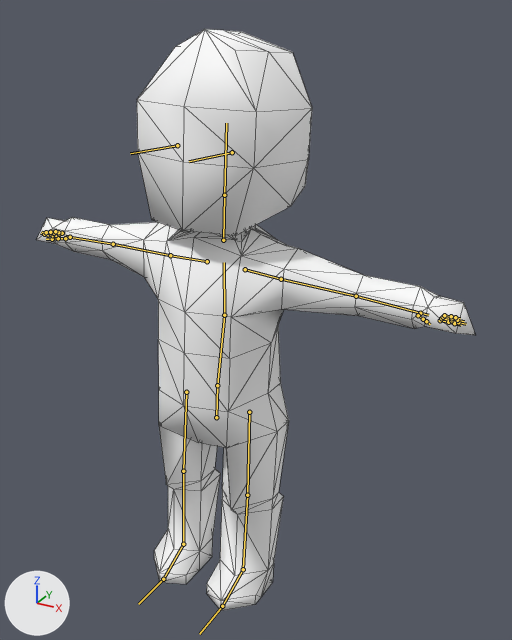
What one commit did to the glTF model public/assets/Character.glb.
Rendered twice from a camera (50 mm lens) standing at (1.46, -2.31, 2.5) and looking at (0.11, 0.14, 1.27). The axes (+X, +Y, +Z) are drawn at lower left. The lights are the same throughout. The bones that bend it are drawn over the model as lines. Mesh edges are drawn as thin lines.

Objects in the first picture: 'body'.
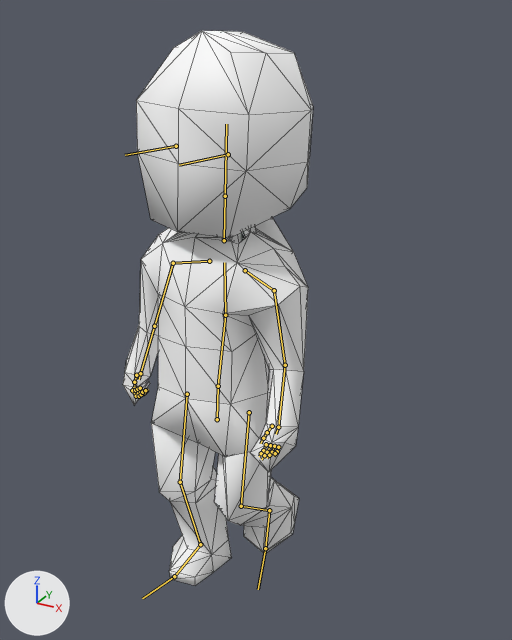
The newer file adds an action. The first version stands in its rest pose; the second is drawn at frame 30 of the action 'Walkingwith'.

Location of each change, [x1, y1, x2, y2] in pixels of the pictures (512 x 640 px):
'body', posed (57% narrower)
    before: [36, 29, 475, 611]
    after: [123, 31, 313, 586]
bone 'spine', root to tip
    before: (217, 385) to (224, 315)
    after: (218, 386) to (225, 315)
bone 'chest', root to tip
    before: (224, 315) to (224, 262)
    after: (225, 315) to (224, 262)
bone 'shoulder.L', root to tip
    before: (245, 269) to (281, 279)
    after: (245, 270) to (274, 290)
bone 'upper_arm.L', root to tip
    before: (281, 279) to (356, 296)
    after: (274, 290) to (285, 365)
bone 'lower_arm.L', root to tip
    before: (356, 296) to (420, 313)
    after: (285, 365) to (278, 427)
bone 'hand.L', root to tip
    before: (420, 313) to (428, 315)
    after: (278, 427) to (276, 434)
bone 'thumb_proximal.L', root to tip
    before: (418, 315) to (423, 319)
    after: (272, 426) to (267, 432)
bone 'thumb_intermediate.L', root to tip
    before: (423, 319) to (426, 321)
    after: (267, 432) to (263, 438)
bone 'index_proximal.L', root to tip
    before: (440, 320) to (448, 322)
    after: (266, 444) to (263, 450)
bone 'middle_proximal.L', root to tip
    before: (441, 318) to (451, 320)
    after: (270, 445) to (267, 452)
bone 'middle_intermediate.L', root to tip
    before: (451, 320) to (458, 322)
    after: (267, 452) to (264, 455)
bone 'little_proximal.L', root to tip
    before: (444, 315) to (451, 316)
    after: (278, 447) to (277, 451)
bone 'shoulder.R', root to tip
    before: (207, 261) to (170, 255)
    after: (209, 261) to (173, 263)
bone 'upper_arm.R', root to tip
    before: (170, 255) to (113, 244)
    after: (173, 263) to (154, 326)
bone 'hand.R', root to tip
    before: (70, 237) to (65, 236)
    after: (140, 373) to (139, 379)
bone 'thumb_proximal.R', root to tip
    before: (65, 238) to (58, 238)
    after: (136, 375) to (134, 382)
bone 'index_proximal.R', root to tip
    before: (52, 235) to (48, 234)
    after: (132, 390) to (136, 396)
bone 'index_intermediate.R', root to tip
    before: (48, 234) to (44, 234)
    after: (136, 396) to (139, 394)
bone 'middle_proximal.R', root to tip
    before: (56, 235) to (50, 233)
    after: (135, 390) to (139, 396)
bone 'middle_intermediate.R', root to tip
    before: (50, 233) to (46, 232)
    after: (139, 396) to (143, 393)
bone 'little_proximal.R', root to tip
    before: (62, 233) to (58, 232)
    after: (140, 388) to (142, 392)
bone 'little_intermediate.R', root to tip
    before: (58, 232) to (55, 231)
    after: (142, 392) to (145, 390)
bone 'upper_leg.L', root to tip
    before: (249, 412) to (247, 495)
    after: (249, 412) to (241, 506)
bone 'lower_leg.L', root to tip
    before: (247, 495) to (243, 569)
    after: (241, 506) to (269, 510)
bone 'foot.L', root to tip
    before: (243, 569) to (222, 606)
    after: (269, 510) to (265, 548)
bone 'upper_leg.R', root to tip
    before: (186, 392) to (183, 471)
    after: (187, 394) to (180, 482)
bone 'lower_leg.R', root to tip
    before: (183, 471) to (183, 544)
    after: (180, 482) to (200, 544)
bone 'foot.R', root to tip
    before: (183, 544) to (163, 579)
    after: (200, 544) to (174, 576)

The change in detail:
Object 'Armature' (bone_rig_object) moves from (-0.024, -0.055, -0.022) to (0.007, -0.114, -0.018).
Object 'Armature' (bone_rig_object) turns from (-3, 1, 0) to (-6, -1, -2) degrees about its own x, y and z.
Bone 'spine' (bone_spine) turns from (0, 0, 0) to (1, -1, -1) degrees about its own x, y and z.
Bone 'chest' (bone_chest) turns from (0, 0, 0) to (3, -3, -1) degrees about its own x, y and z.
Bone 'shoulder.L' (bone_shoulder_l) turns from (0, 0, 0) to (-11, 0, -6) degrees about its own x, y and z.
Bone 'upper_arm.L' (bone_upper_arm_l) turns from (0, 0, 0) to (-66, -2, 7) degrees about its own x, y and z.
Bone 'lower_arm.L' (bone_lower_arm_l) turns from (0, 0, 0) to (1, 0, -24) degrees about its own x, y and z.
Bone 'hand.L' (bone_hand_l) turns from (0, 0, 0) to (-17, 29, -10) degrees about its own x, y and z.
Bone 'thumb_proximal.L' (bone_thumb_proximal_l) turns from (0, 0, 0) to (13, -10, 12) degrees about its own x, y and z.
Bone 'thumb_intermediate.L' (bone_thumb_intermediate_l) turns from (0, 0, 0) to (-5, -4, 15) degrees about its own x, y and z.
Bone 'index_proximal.L' (bone_index_proximal_l) turns from (0, 0, 0) to (-18, 0, 2) degrees about its own x, y and z.
Bone 'middle_proximal.L' (bone_middle_proximal_l) turns from (0, 0, 0) to (-18, 0, 2) degrees about its own x, y and z.
Bone 'middle_intermediate.L' (bone_middle_intermediate_l) turns from (0, 0, 0) to (-18, 0, 2) degrees about its own x, y and z.
Bone 'little_proximal.L' (bone_little_proximal_l) turns from (0, 0, 0) to (-18, 2, 6) degrees about its own x, y and z.
Bone 'shoulder.R' (bone_shoulder_r) turns from (0, 0, 0) to (-11, 0, 7) degrees about its own x, y and z.
Bone 'upper_arm.R' (bone_upper_arm_r) turns from (0, 0, 0) to (-65, 13, -8) degrees about its own x, y and z.
Bone 'hand.R' (bone_hand_r) turns from (0, 0, 0) to (-10, -12, 6) degrees about its own x, y and z.
Bone 'thumb_proximal.R' (bone_thumb_proximal_r) turns from (0, 0, 0) to (-15, 8, -20) degrees about its own x, y and z.
Bone 'index_proximal.R' (bone_index_proximal_r) turns from (0, 0, 0) to (-48, -2, -5) degrees about its own x, y and z.
Bone 'index_intermediate.R' (bone_index_intermediate_r) turns from (0, 0, 0) to (-89, -7, -7) degrees about its own x, y and z.
Bone 'middle_proximal.R' (bone_middle_proximal_r) turns from (0, 0, 0) to (-48, -2, -5) degrees about its own x, y and z.
Bone 'middle_intermediate.R' (bone_middle_intermediate_r) turns from (0, 0, 0) to (-89, -7, -7) degrees about its own x, y and z.
Bone 'little_proximal.R' (bone_little_proximal_r) turns from (0, 0, 0) to (-48, -2, -5) degrees about its own x, y and z.
Bone 'little_intermediate.R' (bone_little_intermediate_r) turns from (0, 0, 0) to (-89, -7, -7) degrees about its own x, y and z.
Bone 'upper_leg.L' (bone_upper_leg_l) turns from (0, 0, 0) to (-10, -6, 0) degrees about its own x, y and z.
Bone 'lower_leg.L' (bone_lower_leg_l) turns from (0, 0, 0) to (68, -3, -5) degrees about its own x, y and z.
Bone 'foot.L' (bone_foot_l) turns from (0, 0, 0) to (-7, -5, 2) degrees about its own x, y and z.
Bone 'upper_leg.R' (bone_upper_leg_r) turns from (0, 0, 0) to (-8, 5, -4) degrees about its own x, y and z.
Bone 'lower_leg.R' (bone_lower_leg_r) turns from (0, 0, 0) to (27, 8, 4) degrees about its own x, y and z.
Bone 'foot.R' (bone_foot_r) turns from (0, 0, 0) to (-13, -1, 2) degrees about its own x, y and z.
